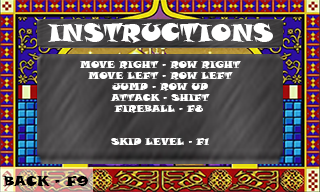
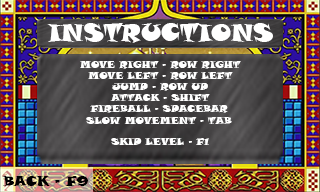
The second 320 × 192 image is a revision of the first. Changes to its layers:
painted on "FIREBALL" over [86,105,232,124]
